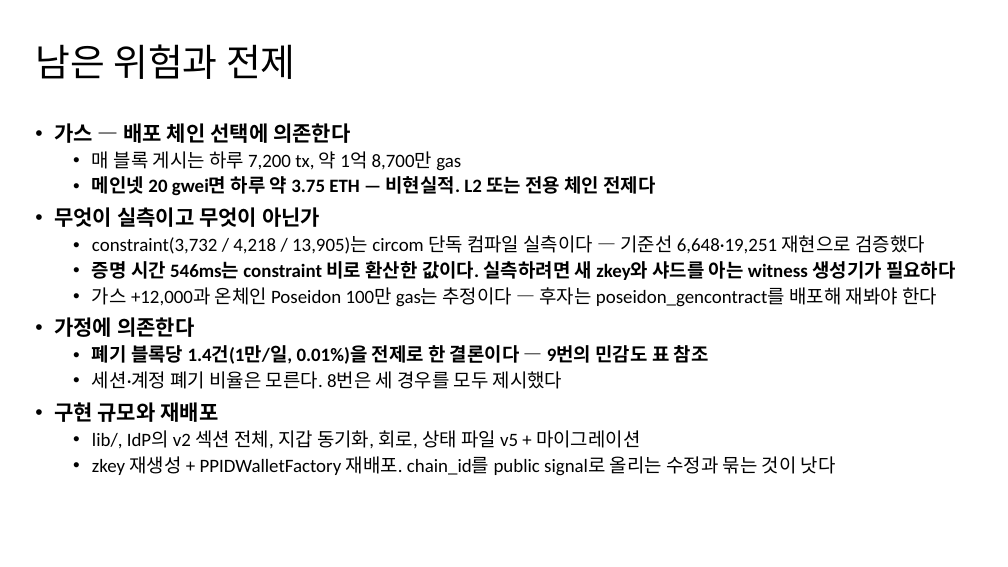
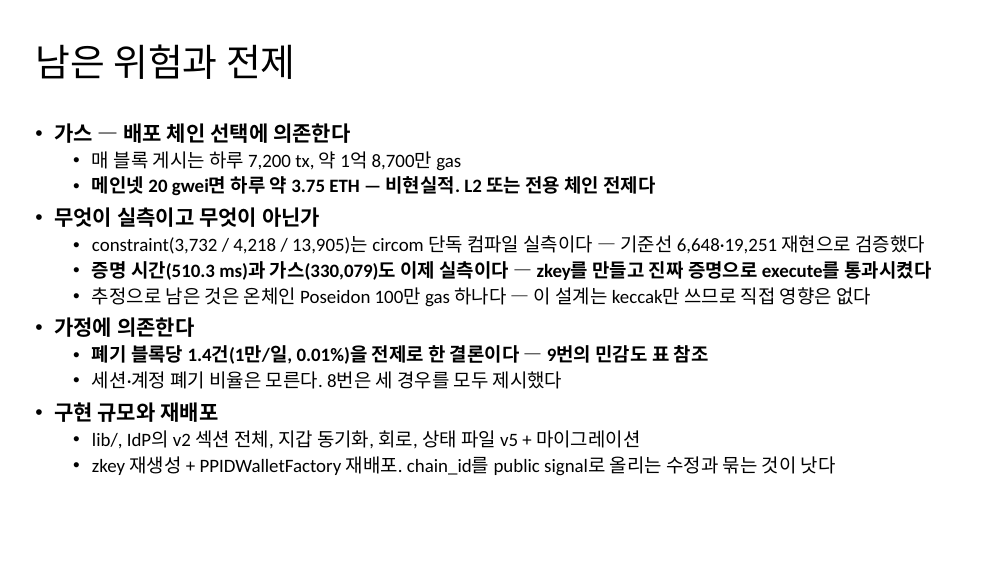
Before and after one commit to mhjung93/google-oidc-demo, a slide deck: slide 17 of documents/260904_revocation_sharding.pptx. Drawn at 1008x567 pixels with LibreOffice and Linux fonts; fonts in the diff are those of the drawing; background and template pictures are left out. Boxes give left, top, right and bottom in pixels: in the first picture for what was removed or moved away, otherwise in the second. Text is boxed around its words. In the diff, an @@ line names an element or a change of style, - is before the commit and + after.

```diff
--- a/documents/260904_revocation_sharding.pptx
+++ b/documents/260904_revocation_sharding.pptx
@@ text at (92,261,931,307): text changed; bold on @@
-  • 증명 시간 546ms는 constraint 비로 환산한 값이다. 실측하려면 새 zkey와 샤드를 아는 witness 생성기가 필요하다
-  • 가스 +12,000과 온체인 Poseidon 100만 gas는 추정이다 — 후자는 poseidon_gencontract를 배포해 재봐야 한다
+  • 증명 시간(510.3 ms)과 가스(330,079)도 이제 실측이다 — zkey를 만들고 진짜 증명으로 execute를 통과시켰다
+  • 추정으로 남은 것은 온체인 Poseidon 100만 gas 하나다 — 이 설계는 keccak만 쓰므로 직접 영향은 없다
```
Also in this commit, not shown: 4 other slides changed, 3 other files.
